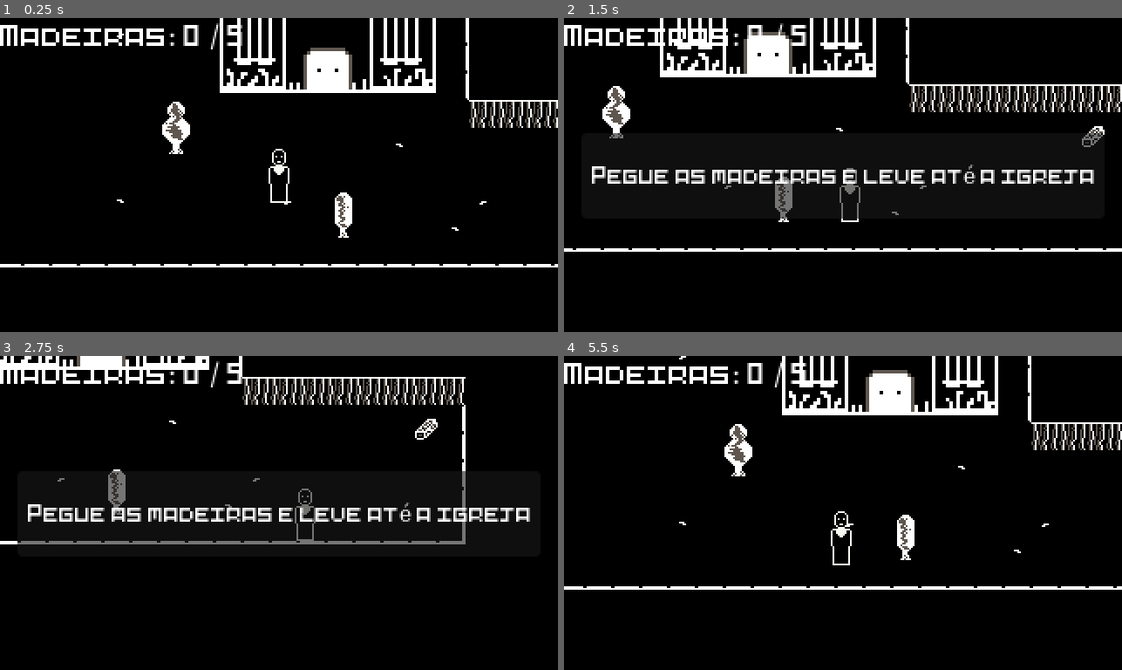
Above: before the commit, frames 1-4 (two rows, left to right).
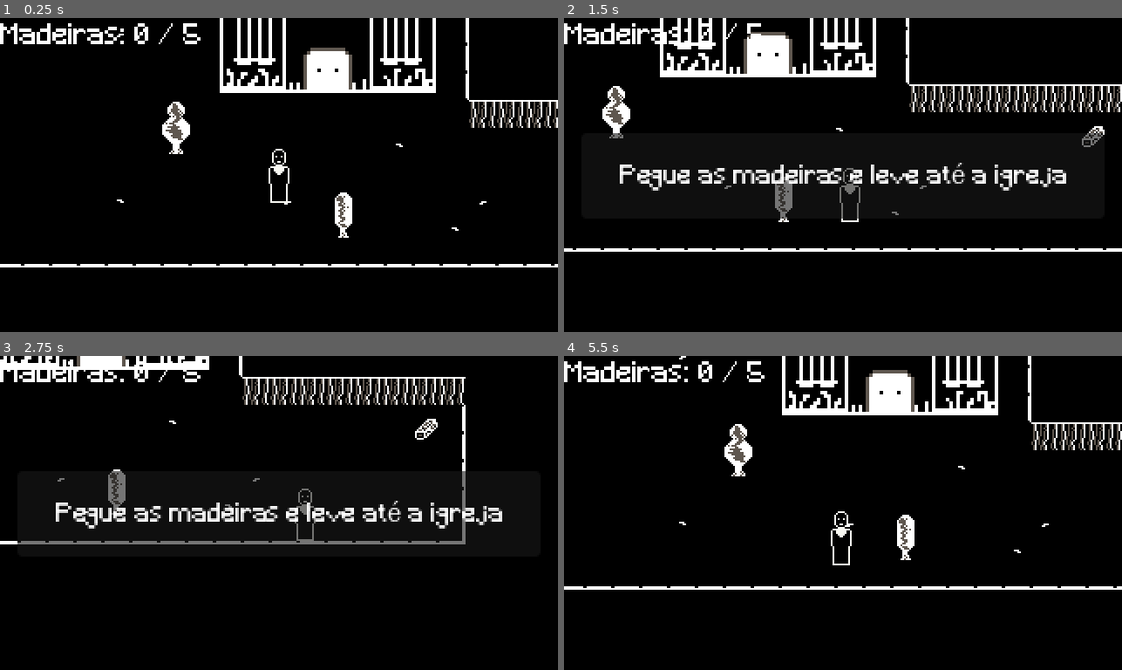
Above: after the commit, the same moments.

Repository: Muniexe/Paudoce
Game: Godot game, scene res://fases/fase_1.tscn
The game is run twice, just before and just after one commit, with the same random seed, the same clock (stepped at 60 frames per second) and the same inputs. The project has no main scene, so this scene is started directly.
Inputs:
- Up to frame 1 (0.25 s): no input
- Up to frame 2 (1.5 s): hold D (move_right) 0.53-1.28 s; tap E (interact) at 0.6, 1.35 s; hold S (move_down) from 1.28 s (still down)
- Up to frame 3 (2.75 s): release S (move_down) at 2.03 s; hold D (move_right) from 2.03 s (still down); tap E (interact) at 2.1 s
- Up to frame 4 (5.5 s): release D (move_right) at 2.78 s; hold W (move_up) 2.78-3.53 s; tap E (interact) every 0.75 s from 2.85 to 5.1 s; hold A (move_left) 3.53-5.03 s; hold S (move_down) from 5.03 s (still down)

The runs differ from the first frame. In frame 1, 1.2% of the frame differs, in the area x 0-44%, y 1-10%; in frame 2, 4.0%, in the area x 0-95%, y 1-55%; in frame 3, 3.9%; in frame 4, 1.2%.

Commit message:
Hud bom, nova fonte, novos tiles e sexo

Diff:
--- a/objetos/hud.tscn
+++ b/objetos/hud.tscn
@@ -1,7 +1,7 @@
 [gd_scene load_steps=3 format=3 uid="uid://cs4cuvutl42qc"]
 
 [ext_resource type="Script" uid="uid://docxuvg6omwhp" path="res://scripts/hud.gd" id="1_vkp2k"]
-[ext_resource type="FontFile" uid="uid://biy3xd7ico6ww" path="res://font/pixelart.ttf" id="2_4y2pn"]
+[ext_resource type="FontFile" uid="uid://bfqoxoqsfhiwg" path="res://font/Minecraft.ttf" id="2_4y2pn"]
 
 [node name="HUD" type="CanvasLayer"]
 script = ExtResource("1_vkp2k")
@@ -40,7 +40,7 @@
 grow_horizontal = 2
 grow_vertical = 2
 theme_override_fonts/font = ExtResource("2_4y2pn")
-theme_override_font_sizes/font_size = 12
+theme_override_font_sizes/font_size = 14
 text = "Pegue a madeira e leve até a igreja
 "
 horizontal_alignment = 1
Binary file added: font/Minecraft.ttf
Not shown, changed: font/Minecraft.ttf.import
Binary file removed: font/pixelart.ttf
